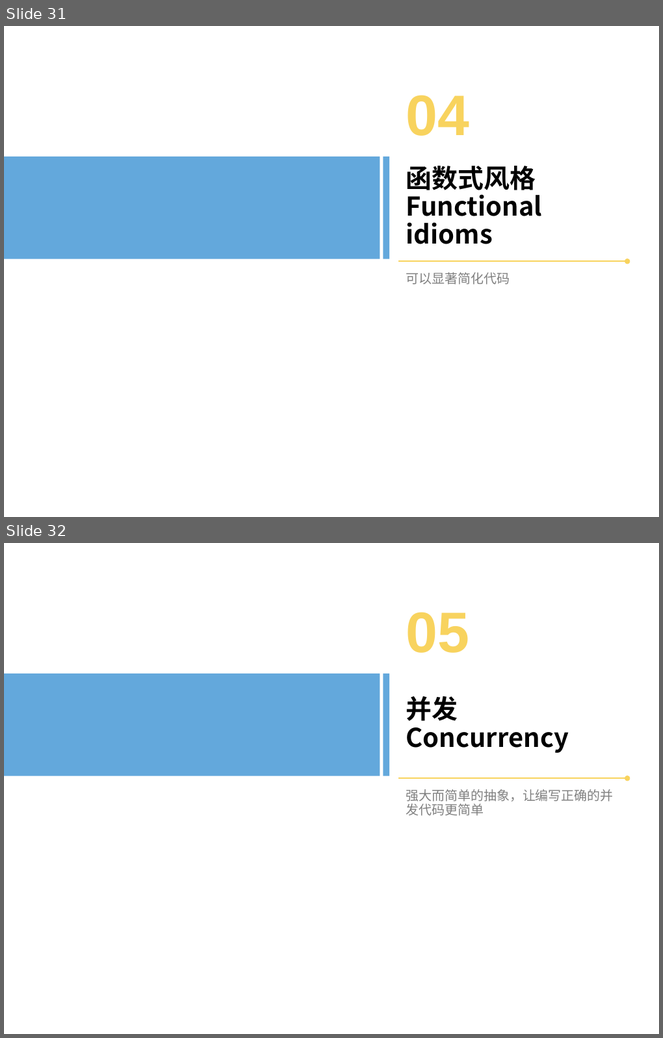
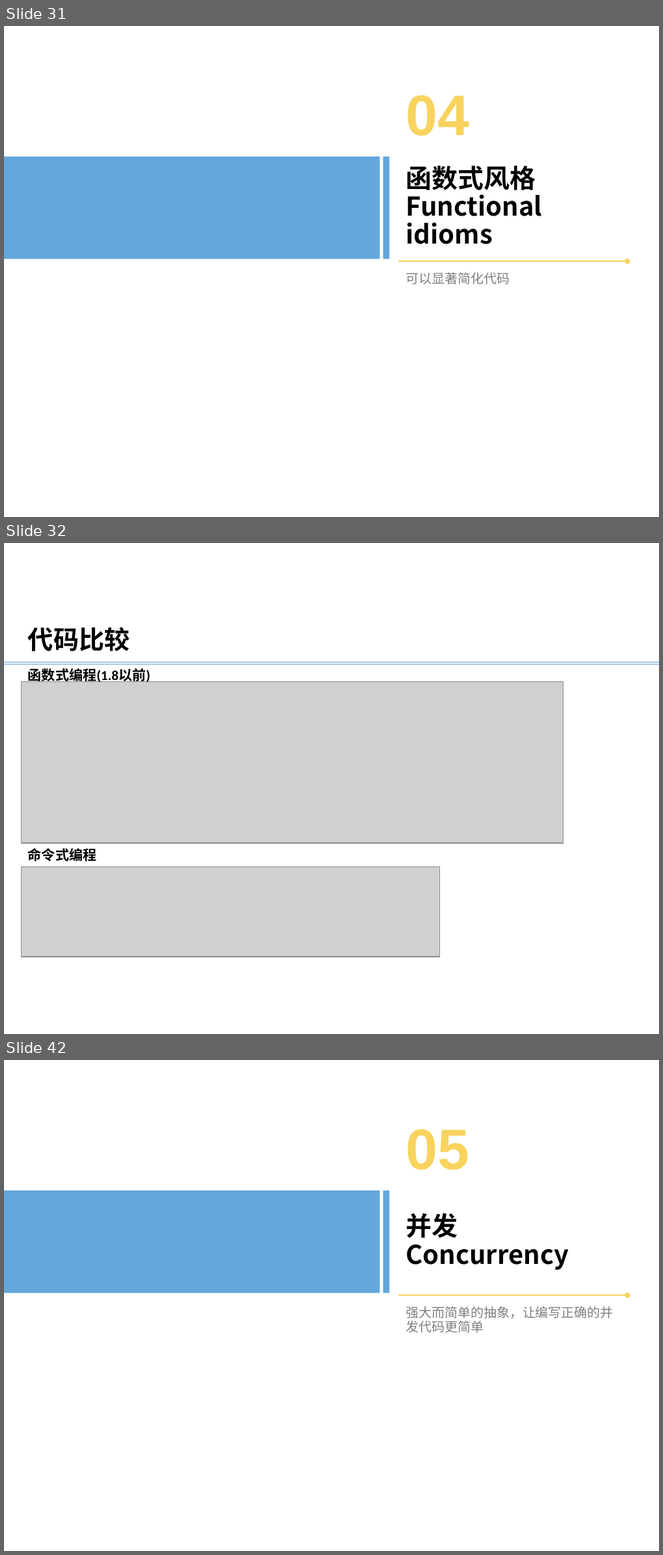
Before and after one commit to bxguo/guava, a slide deck: Guava介绍.pptx. Shown one above the other, each under a label of ours: slides 31 and 32 before the commit, slides 31, 32 and 42 after it; the slides between them are not shown. The pictures are 663x1038 and 663x1555 pixels, drawn with LibreOffice and Linux fonts; fonts in the diff are those of the drawing; grey boxes stand for pictures; background and template pictures are left out. Boxes give left, top, right and bottom in pixels: in the first picture for what was removed or moved away, otherwise in the second. Text is boxed around its words. In the diff, an @@ line names an element or a change of style, - is before the commit and + after.

```diff
--- a/Guava介绍.pptx
+++ b/Guava介绍.pptx
@@ slide 32 added at [4,543,659,1034], background #FFFFFF @@
@@ text added at [28,627,130,652], 28 pt, text #000000, bold @@
+代码比较
@@ line added from (4, 662) to (659, 662), #5B9BD5 0.5 pt @@
@@ line added from (4, 664) to (659, 664), #5B9BD5 0.5 pt @@
@@ text added at [28,667,150,682], 15.1 pt, text #000000, bold @@
+函数式编程(1.8以前)
@@ picture added at [22,681,564,843] @@
@@ text added at [28,849,97,861], 15.1 pt, text #000000, bold @@
+命令式编程
@@ picture added at [22,867,440,957] @@
@@ what was slide 32 is now slide 42 @@
```
Also in this commit, not shown: 1 slide changed, 35 other slides added, 1 other file.
